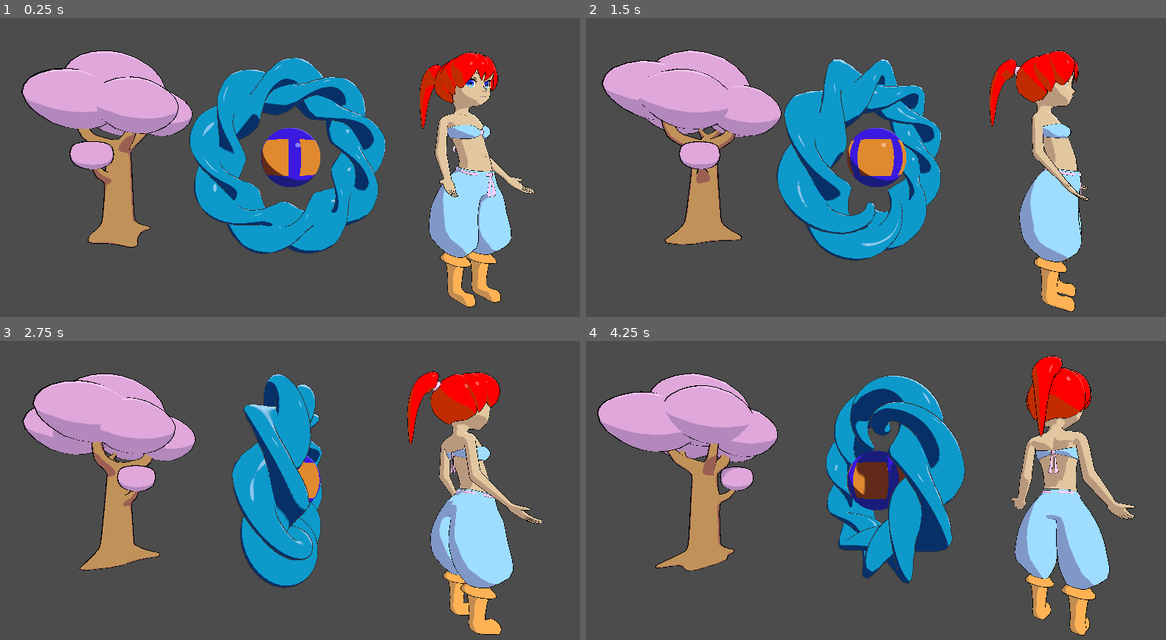
Above: before the commit, frames 1-4 (two rows, left to right).
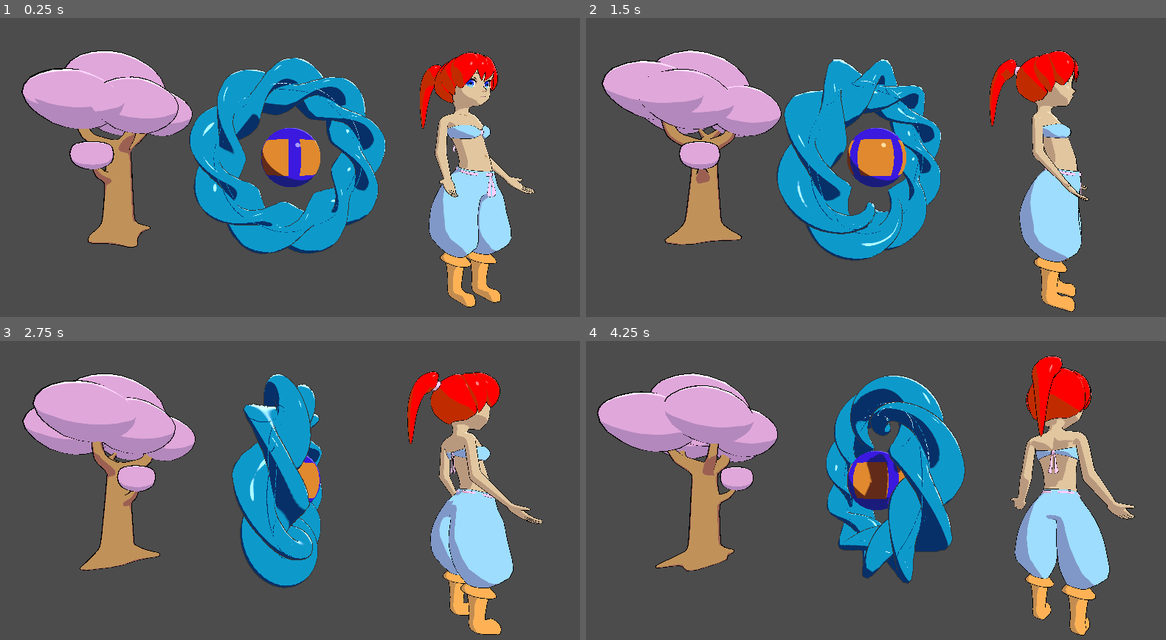
Above: after the commit, the same moments.

Repository: EXPWorlds/Godot-Cel-Shader
Game: Godot game, scene res://Scene/Game.tscn
The game is run twice, just before and just after one commit, with the same random seed, the same clock (stepped at 60 frames per second) and the same inputs.
Inputs:
- Up to frame 1 (0.25 s): no input
- Up to frame 2 (1.5 s): no input
- Up to frame 3 (2.75 s): no input
- Up to frame 4 (4.25 s): no input

The runs differ from the first frame. In frame 1, 0.7% of the frame differs, in the area x 4-86%, y 11-79%; in frame 2, 0.8%; in frame 3, 0.8%; in frame 4, 1.0%, in the area x 3-88%, y 5-76%.

Commit message:
add transparency support

Diff:
--- a/Shaders/cel.shader
+++ b/Shaders/cel.shader
@@ -36,9 +36,10 @@
 {
 	float NdotL = dot(NORMAL, LIGHT);
 	float is_lit = step(shade_threshold, NdotL);
-	vec3 base = texture(base_texture, UV).rgb * base_color.rgb;
-	vec3 shade = texture(shade_texture, UV).rgb * shade_color.rgb;
-	vec3 diffuse = base;
+	vec4 base = texture(base_texture, UV).rgba * base_color.rgba;
+	vec4 shade = texture(shade_texture, UV).rgba * shade_color.rgba;
+	vec4 diffuse = base;
+
 
 	if (use_shade)
 	{
@@ -61,7 +62,7 @@
 
 		float specular_value = pow(NdotH * is_lit, specular_glossiness * specular_glossiness);
 		specular_value = smoothstep(specular_threshold - specular_softness, specular_threshold + specular_softness, specular_value);
-		diffuse += specular_tint.rgb * specular_value;
+		diffuse += specular_tint.rgba * specular_value;
 	}
 
 	if (use_rim)
@@ -72,13 +73,14 @@
 
 		float rim_value = iVdotN * pow(NdotL, inverted_rim_spread);
 		rim_value = smoothstep(inverted_rim_threshold - rim_softness, inverted_rim_threshold + rim_softness, rim_value);
-		diffuse += rim_tint.rgb * rim_value * is_lit;
+		diffuse += rim_tint.rgba * rim_value * is_lit;
 	}
 
 	if (use_light)
 	{
-		diffuse *= LIGHT_COLOR;
+		diffuse *= vec4(LIGHT_COLOR, 1.0);
 	}
 
-	DIFFUSE_LIGHT = diffuse;
+	DIFFUSE_LIGHT = diffuse.rgb;
+	ALPHA = diffuse.a;
 }
